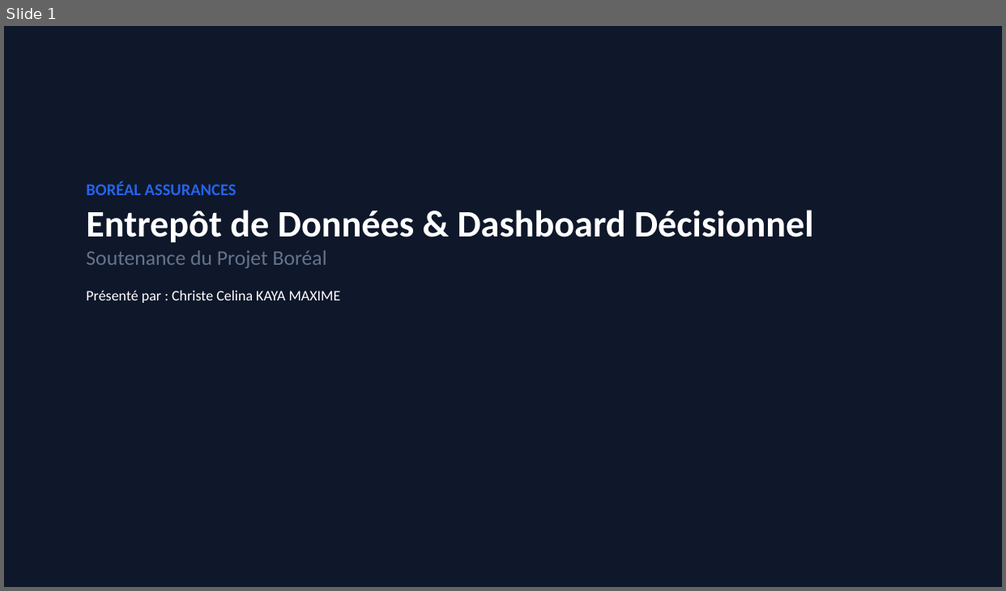
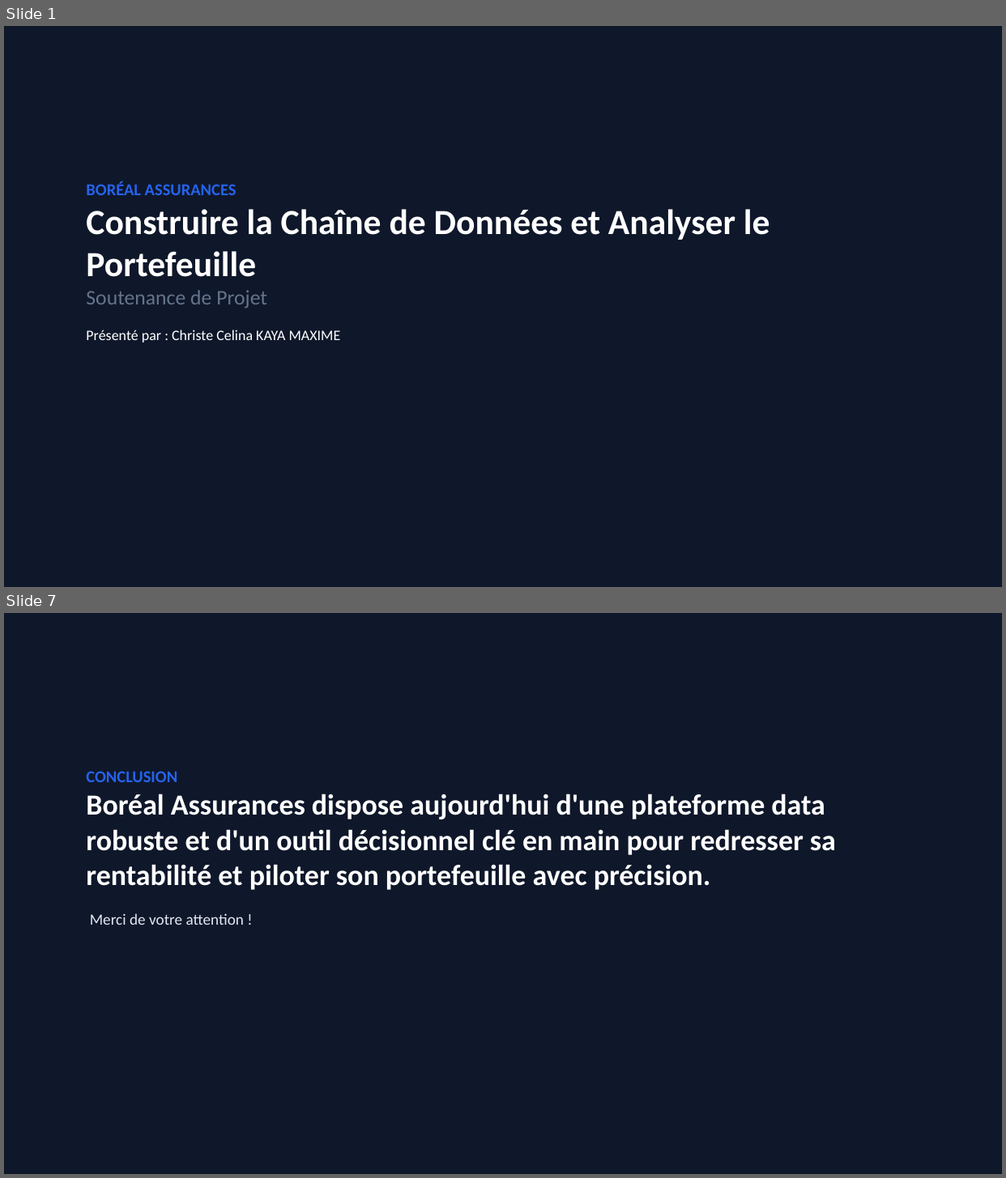
Before and after one commit to kmcc2001/projet_boreal_assurances, a slide deck: KAYA_Boreal_Presentation.pptx. Shown one above the other, each under a label of ours: slide 1 before the commit, slides 1 and 7 after it; the slides between them are not shown. The pictures are 1006x591 and 1006x1178 pixels, drawn with LibreOffice and Linux fonts; fonts in the diff are those of the drawing. Boxes give left, top, right and bottom in pixels: in the first picture for what was removed or moved away, otherwise in the second. Text is boxed around its words. In the diff, an @@ line names an element or a change of style, - is before the commit and + after.

Commit message:
Finalisation su projet

```diff
--- a/KAYA_Boreal_Presentation.pptx
+++ b/KAYA_Boreal_Presentation.pptx
@@ slide 7 added at <box>4,613,1002,1174</box>, background #FFFFFF @@
@@ rectangle added at <box>4,613,1002,1174</box>, fill #0F172A, outline #0F172A 0.75 pt @@
@@ text added at <box>86,771,836,925</box>, 28 pt, text #FFFFFF, bold @@
+CONCLUSION
+Boréal Assurances dispose aujourd'hui d'une plateforme data robuste et d'un outil décisionnel clé en main pour redresser sa rentabilité et piloter son portefeuille avec précision.
+Merci de votre attention !
@@ slide 1 changed as well @@
@@ text at <box>86,209,770,308</box>: text changed; size 36 to 34 pt @@
-Entrepôt de Données & Dashboard Décisionnel
-Soutenance du Projet Boréal
+Construire la Chaîne de Données et Analyser le Portefeuille
+Soutenance de Projet
```
Also in this commit, not shown: 1 other slide changed, 4 other slides added, 5 slides removed, 9 other files.
